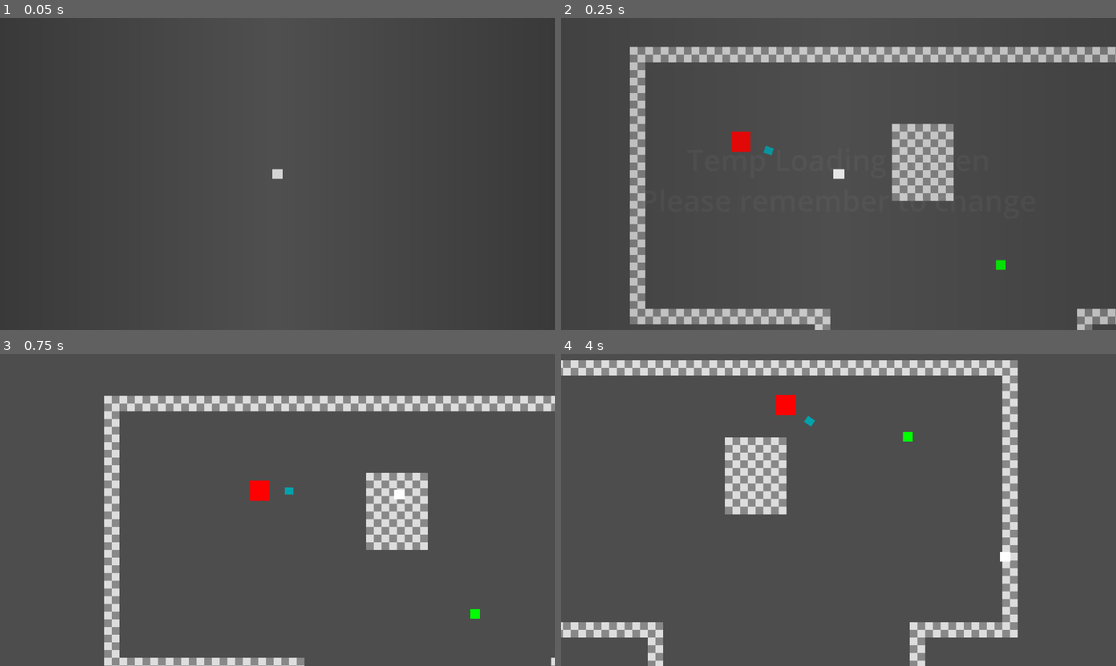
Above: before the commit, frames 1-4 (two rows, left to right).
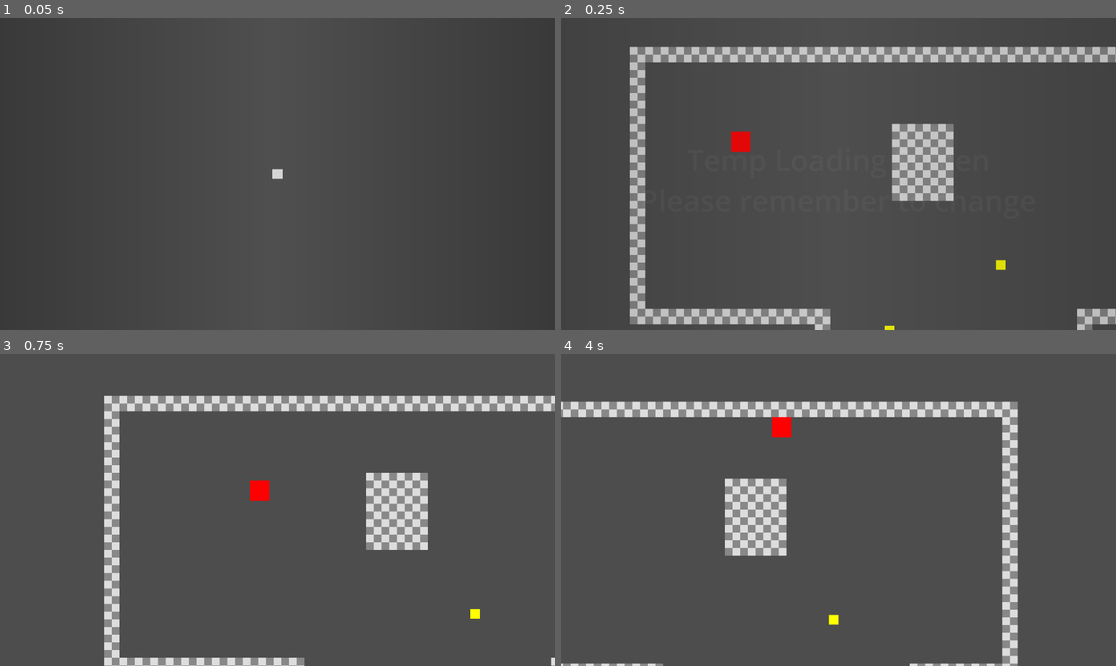
Above: after the commit, the same moments.

Repository: oman276/SpyGame
Game: Godot game, scene res://scenes/levels/root.tscn
Same seed, same stepped clock (60 frames per second), same inputs: the game is played once before the commit and once after it.
Inputs (mouse positions are in pixels of both pictures, inside the frame that each line leads up to):
- Up to frame 1 (0.05 s): no input
- Up to frame 2 (0.25 s): no input
- Up to frame 3 (0.75 s): move the mouse to (399, 494) at 0.52 s; hold D (move_right) from 0.53 s (still down); tap Q (drop) at 0.6 s
- Up to frame 4 (4 s): tap E (pick_up) at 0.8, 1.35, 3.05 s; move the mouse to (727, 525) at 1.27 s; release D (move_right) at 1.28 s; hold S (move_down) 1.28-2.03 s; click (727, 525) at 1.55 s; move the mouse to (894, 441) at 2.02 s; hold D (move_right) 2.03-2.78 s; click (894, 441) at 2.1 s; tap Q (drop) at 2.3, 3.6 s; move the mouse to (810, 572) at 2.77 s; hold W (move_up) 2.78-3.53 s; tap Space (dodge) at 2.85 s; move the mouse to (1005, 556) at 3.52 s; hold A (move_left) from 3.53 s (still down); click (1005, 556) at 3.8 s

Frame 1 is identical in both runs. In frame 2, 0.2% of the frame differs, in the area x 36-81%, y 40-100%; in frame 3, 0.1%; in frame 4, 17%, in the area x 0-83%, y 2-100%.

Commit message:
throwable objects added

Diff:
--- a/project.godot
+++ b/project.godot
@@ -65,6 +65,11 @@
 "events": [Object(InputEventKey,"resource_local_to_scene":false,"resource_name":"","device":-1,"window_id":0,"alt_press …(192 unchanged characters)…
 ]
 }
+action={
+"deadzone": 0.2,
+"events": [Object(InputEventMouseButton,"resource_local_to_scene":false,"resource_name":"","device":-1,"window_id":0,"alt_pressed":false,"shift_pressed":false,"ctrl_pressed":false,"meta_pressed":false,"button_mask":1,"position":Vector2(98, 15),"global_position":Vector2(107, 63),"factor":1.0,"button_index":1,"canceled":false,"pressed":true,"double_click":false,"script":null)
+]
+}
 
 [layer_names]
 
--- a/scenes/levels/test_scene.tscn
+++ b/scenes/levels/test_scene.tscn
@@ -1,9 +1,10 @@
-[gd_scene load_steps=5 format=4 uid="uid://sp6iihbi4d2"]
+[gd_scene load_steps=6 format=4 uid="uid://sp6iihbi4d2"]
 
 [ext_resource type="PackedScene" uid="uid://cb73rn57x2dby" path="res://scenes/player.tscn" id="1_r1tii"]
 [ext_resource type="TileSet" uid="uid://b5eudkhu32i6j" path="res://assets/temp/test_scene.tres" id="2_bfhv8"]
 [ext_resource type="Script" uid="uid://caxlowowvpjcy" path="res://scripts/systems/camera.gd" id="3_kljt5"]
 [ext_resource type="PackedScene" uid="uid://n7wonoyglswl" path="res://scenes/pickups/base_pickup.tscn" id="4_ad8uc"]
+[ext_resource type="PackedScene" uid="uid://hstgjgvhromp" path="res://scenes/pickups/throwable_pickup.tscn" id="5_nd4bu"]
 
 [node name="TestScene" type="Node2D"]
 
@@ -25,3 +26,6 @@
 
 [node name="BasePickupTest" parent="." instance=ExtResource("4_ad8uc")]
 position = Vector2(770, 453)
+
+[node name="ThrowablePickup" parent="." instance=ExtResource("5_nd4bu")]
+position = Vector2(539, 589)
--- a/scenes/pickups/base_pickup.tscn
+++ b/scenes/pickups/base_pickup.tscn
@@ -5,22 +5,20 @@
 [sub_resource type="RectangleShape2D" id="RectangleShape2D_2xend"]
 
 [sub_resource type="Gradient" id="Gradient_2xend"]
-colors = PackedColorArray(0, 1, 0, 1, 0, 1, 0, 1)
+colors = PackedColorArray(1, 1, 0, 1, 1, 1, 0, 1)
 
 [sub_resource type="GradientTexture1D" id="GradientTexture1D_uog1a"]
 gradient = SubResource("Gradient_2xend")
 
-[node name="BasePickup" type="Node2D"]
-script = ExtResource("1_uog1a")
-
-[node name="RigidBody2D" type="RigidBody2D" parent="."]
+[node name="BasePickup" type="RigidBody2D"]
 collision_layer = 3
 collision_mask = 3
 gravity_scale = 0.0
+script = ExtResource("1_uog1a")
 
-[node name="CollisionShape2D" type="CollisionShape2D" parent="RigidBody2D"]
+[node name="CollisionShape2D" type="CollisionShape2D" parent="."]
 shape = SubResource("RectangleShape2D_2xend")
 
-[node name="Sprite2D" type="Sprite2D" parent="RigidBody2D/CollisionShape2D"]
+[node name="Sprite2D" type="Sprite2D" parent="CollisionShape2D"]
 scale = Vector2(0.076, 20)
 texture = SubResource("GradientTexture1D_uog1a")
--- /dev/null
+++ b/scenes/pickups/throwable_pickup.tscn
@@ -0,0 +1,13 @@
+[gd_scene load_steps=4 format=3 uid="uid://hstgjgvhromp"]
+
+[ext_resource type="PackedScene" uid="uid://n7wonoyglswl" path="res://scenes/pickups/base_pickup.tscn" id="1_n0253"]
+[ext_resource type="Script" uid="uid://calog6tlv3l40" path="res://scripts/pickups/throwable.gd" id="2_dmg1c"]
+
+[sub_resource type="PhysicsMaterial" id="PhysicsMaterial_dmg1c"]
+friction = 0.8
+bounce = 0.2
+
+[node name="ThrowablePickup" instance=ExtResource("1_n0253")]
+physics_material_override = SubResource("PhysicsMaterial_dmg1c")
+script = ExtResource("2_dmg1c")
+throw_force = 1000.0
--- a/scenes/player.tscn
+++ b/scenes/player.tscn
@@ -49,6 +49,7 @@
 position = Vector2(61, 0)
 
 [node name="Debug Visibility Sprite" type="Sprite2D" parent="HoldRotator/HoldPoint"]
+visible = false
 scale = Vector2(0.069, 15)
 texture = SubResource("GradientTexture1D_g2els")
 
--- a/scripts/game_manager.gd
+++ b/scripts/game_manager.gd
@@ -69,3 +69,9 @@
 		current_level_node = scene.instantiate()
 		add_child(current_level_node)
 	loading_canvas.fade_out()
+
+func mouse_visible(set_visible: bool) -> void:
+	if set_visible:
+		mouse_reticle.visible = true
+	else:
+		mouse_reticle.visible = false
--- a/scripts/pickups/pickup.gd
+++ b/scripts/pickups/pickup.gd
@@ -1,32 +1,27 @@
-extends Node2D
+extends RigidBody2D
 class_name Pickup
 
 var base_scale : Vector2 = Vector2(1, 1)
 @export var held_scale : Vector2 = Vector2(1, 1)
-@onready var rigid_body : RigidBody2D = $RigidBody2D
+# @onready var rigid_body : RigidBody2D = $RigidBody2D
+var player_parent : Node2D = null
 
 func click_action(player_pos : Vector2, mouse_pos : Vector2):
-	print("click action pressed")
+	pass
 
-func pick_up():
-	print(name, "picked up")
-	# Disable physics when picked up
-	if rigid_body:
-		rigid_body.freeze = true
-		rigid_body.set_collision_layer_value(1, false)  # Disable collision layer 1
-		rigid_body.set_collision_layer_value(2, false)  # Disable collision layer 2
-		rigid_body.set_collision_mask_value(1, false)   # Disable collision mask 1
-		rigid_body.set_collision_mask_value(2, false)   # Disable collision mask 2
+func pick_up(player : SpyPlayer):
+	freeze = true
+	set_collision_layer_value(1, false)  # Disable collision layer 1
+	set_collision_layer_value(2, false)  # Disable collision layer 2
+	set_collision_mask_value(1, false)   # Disable collision mask 1
+	set_collision_mask_value(2, false)   # Disable collision mask 2
 
 func drop():
-	print(name, "dropped")
-	# Re-enable physics when dropped
-	if rigid_body:
-		rigid_body.freeze = false
-		rigid_body.set_collision_layer_value(1, true)   # Re-enable collision layer 1
-		rigid_body.set_collision_layer_value(2, true)   # Re-enable collision layer 2
-		rigid_body.set_collision_mask_value(1, true)    # Re-enable collision mask 1
-		rigid_body.set_collision_mask_value(2, true)    # Re-enable collision mask 2
+	freeze = false
+	set_collision_layer_value(1, true)   # Re-enable collision layer 1
+	set_collision_layer_value(2, true)   # Re-enable collision layer 2
+	set_collision_mask_value(1, true)    # Re-enable collision mask 1
+	set_collision_mask_value(2, true)    # Re-enable collision mask 2
 
 func next_to_pick_up(is_next : bool):
 	if is_next:
--- /dev/null
+++ b/scripts/pickups/throwable.gd
@@ -0,0 +1,23 @@
+extends Pickup
+class_name ThrowablePickup
+
+@export var throw_force : float = 1000.0
+var parent_player : SpyPlayer
+
+func click_action(player_pos : Vector2, mouse_pos : Vector2):
+	parent_player.drop()
+	super.click_action(player_pos, mouse_pos)
+	var direction = (mouse_pos - player_pos).normalized()
+	apply_impulse(direction * throw_force)
+
+func pick_up(player : SpyPlayer):
+	super.pick_up(player)
+	parent_player = player
+
+func drop():
+	super.drop()
+	linear_velocity = Vector2.ZERO
+	angular_velocity = 0.0
+
+func next_to_pick_up(is_next : bool):
+	super.next_to_pick_up(is_next)
--- a/scripts/player.gd
+++ b/scripts/player.gd
@@ -34,6 +34,9 @@
 var next_held_object : Pickup = null
 var held_object_list : Array = []
 
+func _ready():
+	GameManager.mouse_visible(false)
+
 func _process(_delta):
 	HoldRotator.look_at(get_global_mouse_position())
 
@@ -43,6 +46,8 @@
 		_pick_up()
 	if Input.is_action_just_pressed("drop"):
 		_drop()
+	if Input.is_action_just_pressed("action"):
+		_on_click_action()
 
 func _physics_process(delta):
 	match _move_state:
@@ -91,14 +96,18 @@
 			_drop()
 			await get_tree().process_frame
 		held_object = item
-		held_object.pick_up()
+		held_object.pick_up(self)
+
+		GameManager.mouse_visible(true)
 
 		if held_object.get_parent() != null:
 			get_parent().remove_child(held_object)
 		HoldPoint.add_child(held_object)
 		held_object.global_position = HoldPoint.global_position
 		held_object.rotation = 0
-		print("picked up item ", item.name)
+
+func drop() -> Node2D:
+	return _drop()
 
 func _drop() -> Node2D:
 	if held_object != null:
@@ -106,13 +115,12 @@
 		get_parent().add_child(held_object)
 		held_object.global_position = HoldPoint.global_position
 		held_object.rotation = 0
-		print("dropped item ", held_object.name)
 		held_object.drop()
 		var original_held = held_object
 		held_object = null
+		GameManager.mouse_visible(false)
 		return original_held
 	return null
-
 
 func _add_pickup_to_list(pickup: Pickup):
 	held_object_list.append(pickup)
@@ -142,15 +150,16 @@
 		next_held_object = null
 
 func _on_item_detection_zone_body_entered(body:Node2D):
-	var pickup = body.get_parent()
-	if pickup is Pickup:
-		print(pickup.name, "has entered zone")
-		_add_pickup_to_list(pickup)
+	if body is Pickup:
+		_add_pickup_to_list(body)
 		_update_next_pickup()
 
 func _on_item_detection_zone_body_exited(body:Node2D):
-	var pickup = body.get_parent()
-	if pickup is Pickup:
-		print(pickup.name, "has exited zone")
-		_remove_pickup_from_list(pickup)
+	if body is Pickup:
+		_remove_pickup_from_list(body)
 		_update_next_pickup()
+
+func _on_click_action():
+	if held_object != null:
+		var temp_held = held_object
+		temp_held.click_action(global_position, get_global_mouse_position())
--- a/scripts/systems/mouse_reticle.gd
+++ b/scripts/systems/mouse_reticle.gd
@@ -1,4 +1,9 @@
 extends Control
+
+@onready var mouse_sprite : Sprite2D
+
+func _ready():
+	mouse_sprite = $MouseSprite
 
 func _process(_delta):
 	position = get_global_mouse_position()
Not shown, added: scripts/pickups/throwable.gd.uid
